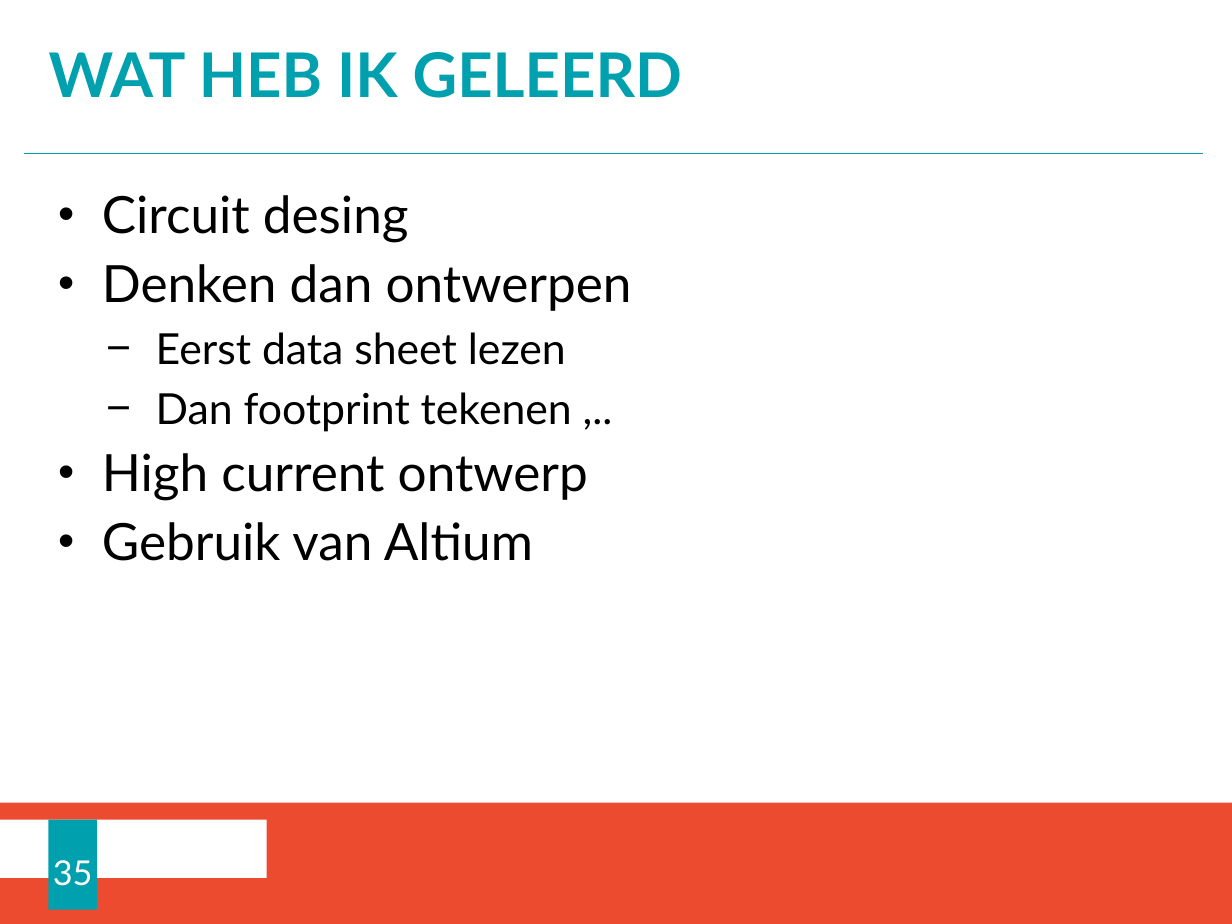
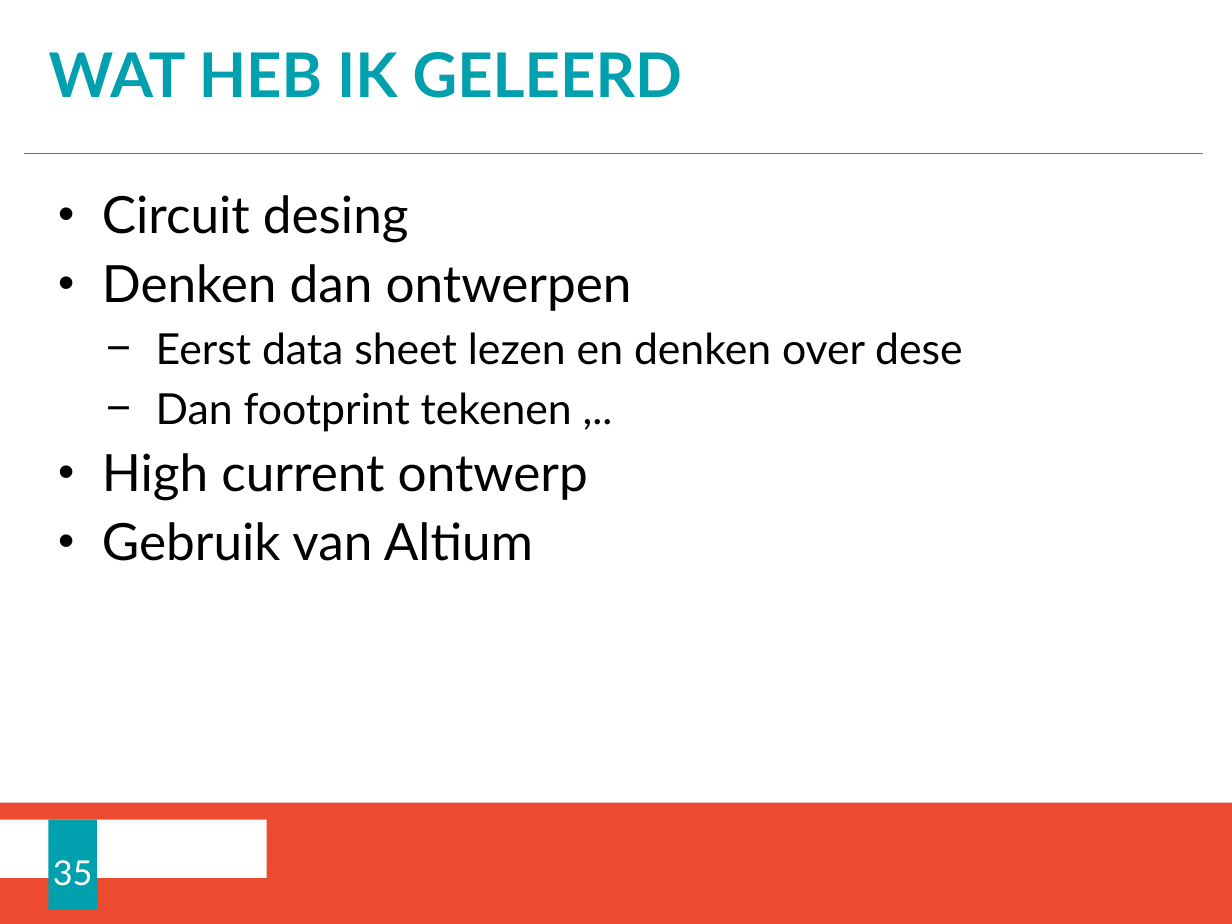
Before and after one commit to bendelathouwer/Advanced-PCB, a slide deck: slide 35 of Advanced pcb labo NL.pptx. Drawn at 1232x924 pixels with LibreOffice and Linux fonts; fonts in the diff are those of the drawing; background and template pictures are left out. Boxes give left, top, right and bottom in pixels: in the first picture for what was removed or moved away, otherwise in the second. Text is boxed around its words. In the diff, an @@ line names an element or a change of style, - is before the commit and + after.

```diff
--- a/Advanced pcb labo NL.pptx
+++ b/Advanced pcb labo NL.pptx
@@ text at bbox=[156, 332, 963, 365]: text changed @@
-  − Eerst data sheet lezen
+  − Eerst data sheet lezen en denken over dese
```
Also in this commit, not shown: 1 other slide changed, 11 other files.
